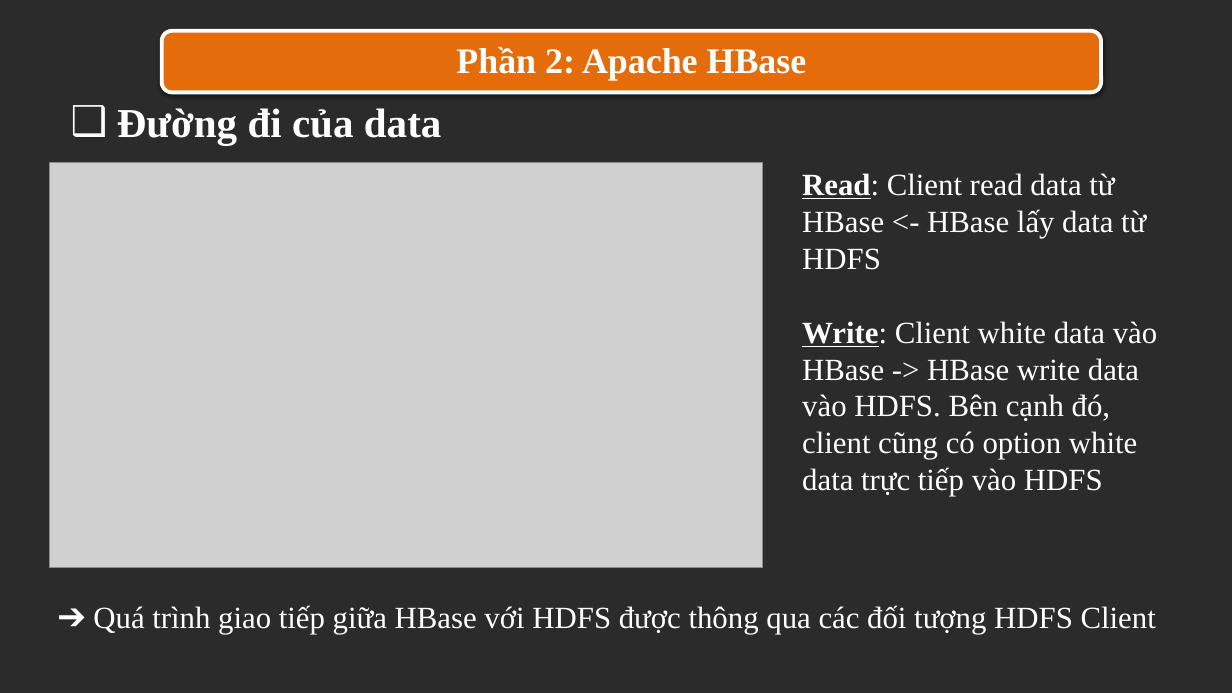
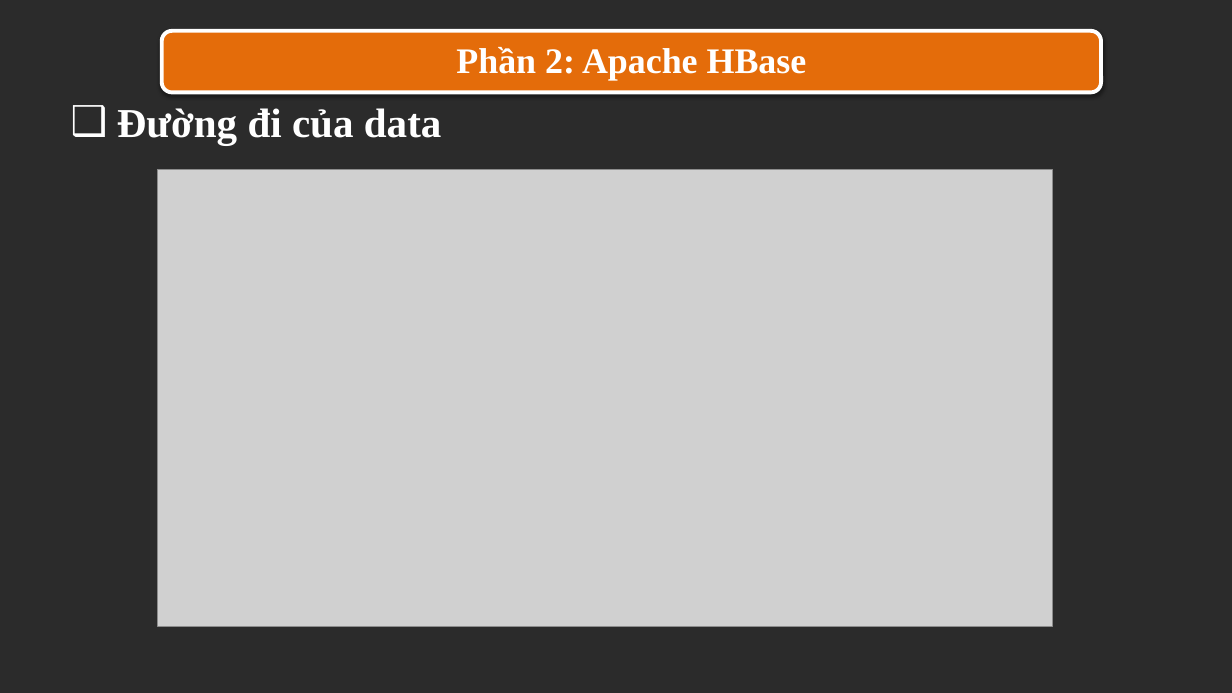
Before and after one commit to trandinhlam/document, a slide deck: slide 13 of HBaseProject/seminar_slide.pptx (slide 17 before the commit). Drawn at 1232x693 pixels with LibreOffice and Linux fonts; fonts in the diff are those of the drawing; grey boxes stand for pictures; background and template pictures are left out; a plain dark background stands for a picture behind light text. Boxes give left, top, right and bottom in pixels: in the first picture for what was removed or moved away, otherwise in the second. Text is boxed around its words. In the diff, an @@ line names an element or a change of style, - is before the commit and + after.

```diff
--- a/HBaseProject/seminar_slide.pptx
+++ b/HBaseProject/seminar_slide.pptx
@@ picture resized from (x1=49, y1=162, x2=762, y2=567) to (x1=158, y1=169, x2=1053, y2=627) @@
@@ text removed at (x1=802, y1=173, x2=1157, y2=496) @@
-Read: Client read data từ HBase <- HBase lấy data từ HDFS
-Write: Client white data vào HBase -> HBase write data vào HDFS. Bên cạnh đó, client cũng có option white data trực tiếp vào HDFS
@@ text removed at (x1=93, y1=605, x2=1156, y2=634) @@
-➔ Quá trình giao tiếp giữa HBase với HDFS được thông qua các đối tượng HDFS Client
```
Also in this commit, not shown: 9 other slides changed, 1 slide added, 2 slides removed, 1 other file.
